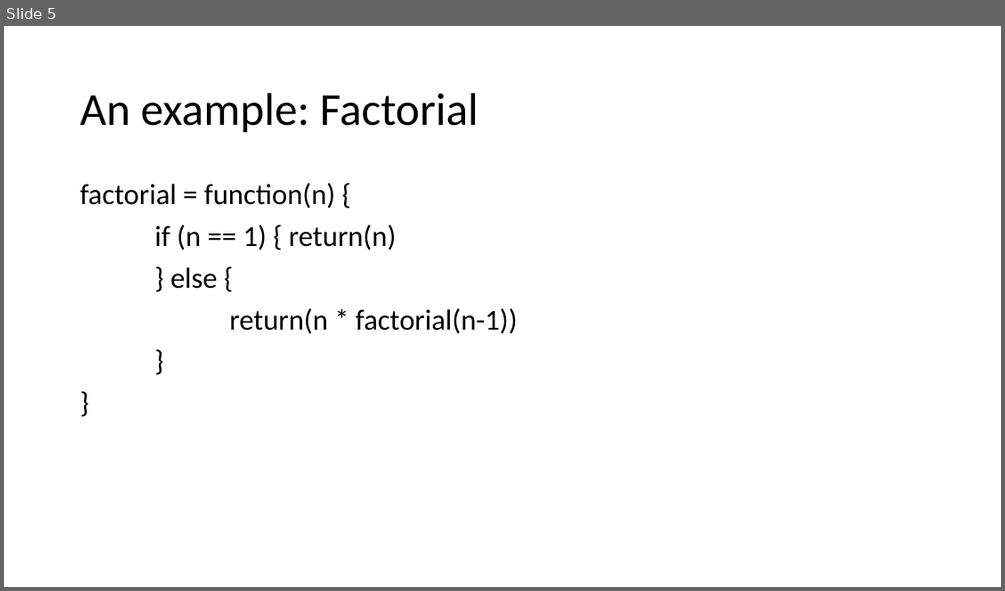
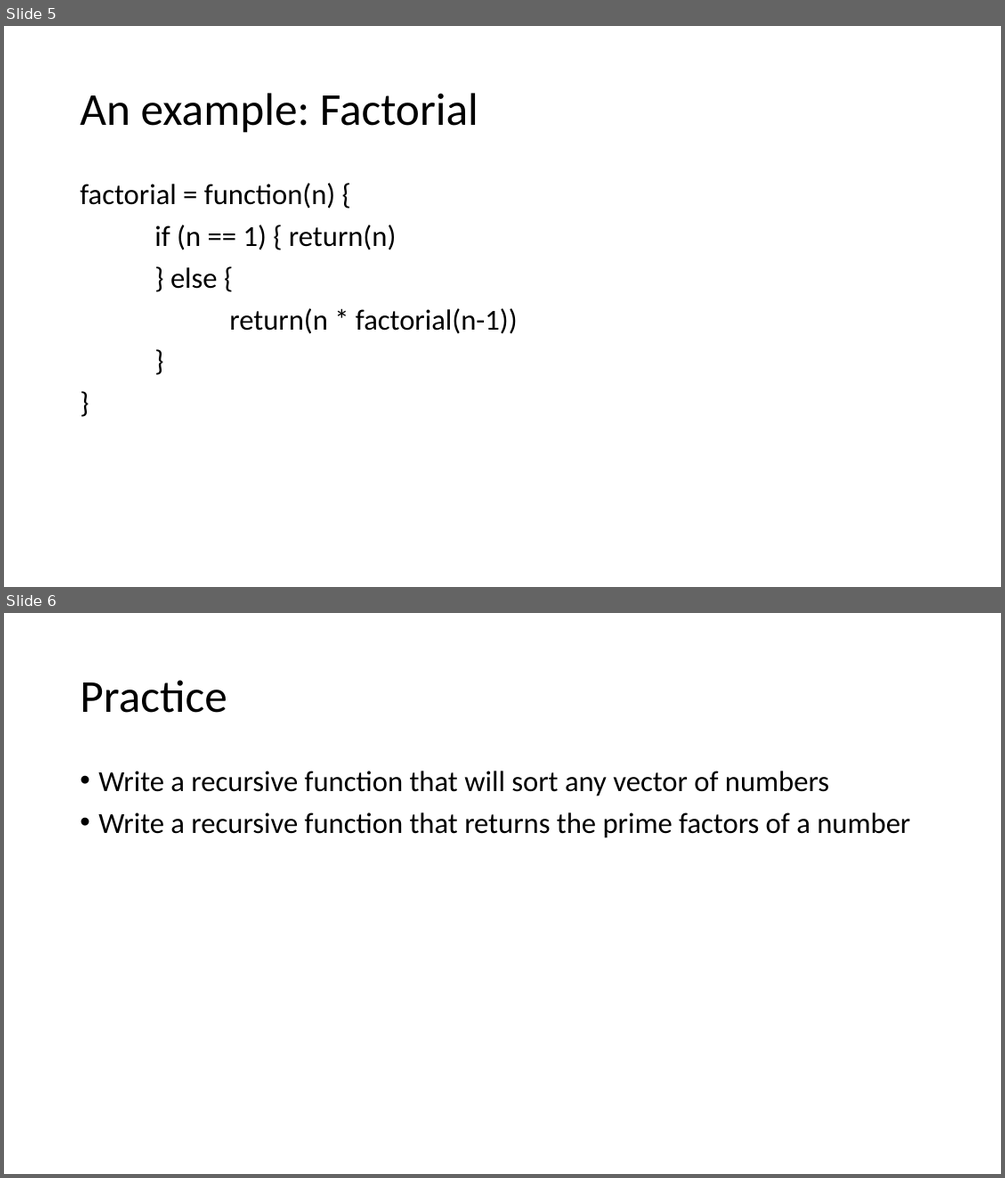
Before and after one commit to aqvining/Animal-Movement-Modelling-Course, a slide deck: Recursive Functions.pptx. Shown one above the other, each under a label of ours: slide 5 before the commit, slides 5 and 6 after it. The pictures are 1005x591 and 1005x1178 pixels, drawn with LibreOffice and Linux fonts; fonts in the diff are those of the drawing. Boxes give left, top, right and bottom in pixels: in the first picture for what was removed or moved away, otherwise in the second. Text is boxed around its words. In the diff, an @@ line names an element or a change of style, - is before the commit and + after.

```diff
--- a/Recursive Functions.pptx
+++ b/Recursive Functions.pptx
@@ slide 6 added at (4, 613, 1001, 1174), background #FFFFFF @@
@@ title added at (80, 680, 226, 713), 44 pt, text #000000 @@
+Practice
@@ text added at (98, 771, 910, 838), 28 pt, text #000000 @@
+• Write a recursive function that will sort any vector of numbers
+• Write a recursive function that returns the prime factors of a number
```
Also in this commit, not shown: 1 other file.
